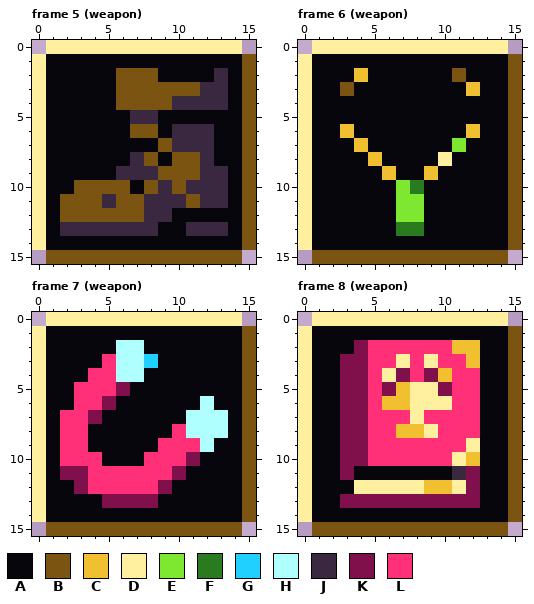
Edited in one commit: pixel-art file (projects/007_survivors/art/hud_slots.aseprite). Above: the version before the commit.
16x16 pixels, 18 frames. Colours within 5 levels of each other are drawn and written as one. Shown: frame 5 (weapon), frame 6 (weapon), frame 7 (weapon), frame 8 (weapon). The commit also changed other frames, which this record leaves out.
Palette (. is transparent): A #06060c  B #7a5410  C #f0c030  D #fff0a0  E #7ee830  F #2a7a20  G #20d0ff  H #b0ffff  J #3a2840  K #80104c  L #ff3078
After the commit:
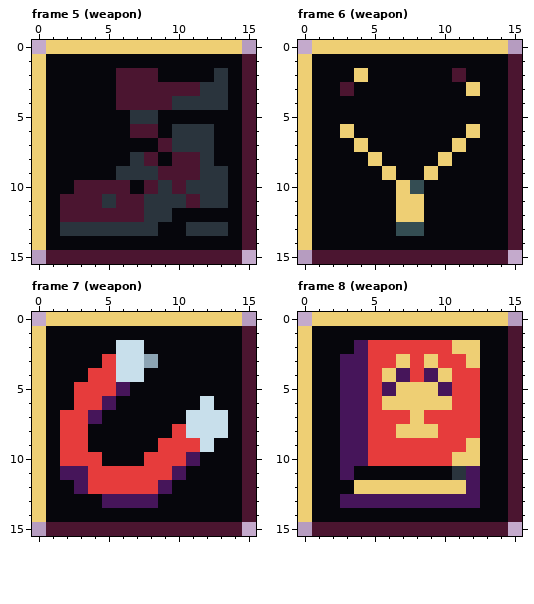
Change:
colour B: #7a5410 -> #4b1530
colour D: #fff0a0 -> #eecf74
colour F: #2a7a20 -> #344d53
colour G: #20d0ff -> #8ca4b4
colour H: #b0ffff -> #c8dfeb
colour J: #3a2840 -> #2a343d
colour K: #80104c -> #46155a
colour L: #ff3078 -> #e63c3c
Frame 6 (weapon):
y 2: x 4 C -> D
y 3: x 12 C -> D
y 6: x 3 C -> D; x 12 C -> D
y 7: x 4 C -> D; x 11 E -> D
y 8: x 5 C -> D
y 9: x 6 C -> D; x 9 C -> D
y 10: x 7 E -> D
y 11..12: x 7..8 EE -> DD
Frame 8 (weapon):
y 2: x 11..12 CC -> DD
y 3: x 12 C -> D
y 4: x 10 C -> D
y 5: x 7 C -> D
y 6: x 6..7 CC -> DD
y 8: x 7..8 CC -> DD
y 10: x 12 C -> D
y 12: x 9..10 CC -> DD
Changed places in both pictures, as pixel boxes (x1, y1, x2, y2):
changed: (32, 40, 256, 264)
changed: (298, 40, 522, 264)
changed: (32, 312, 256, 536)
changed: (298, 312, 522, 536)
